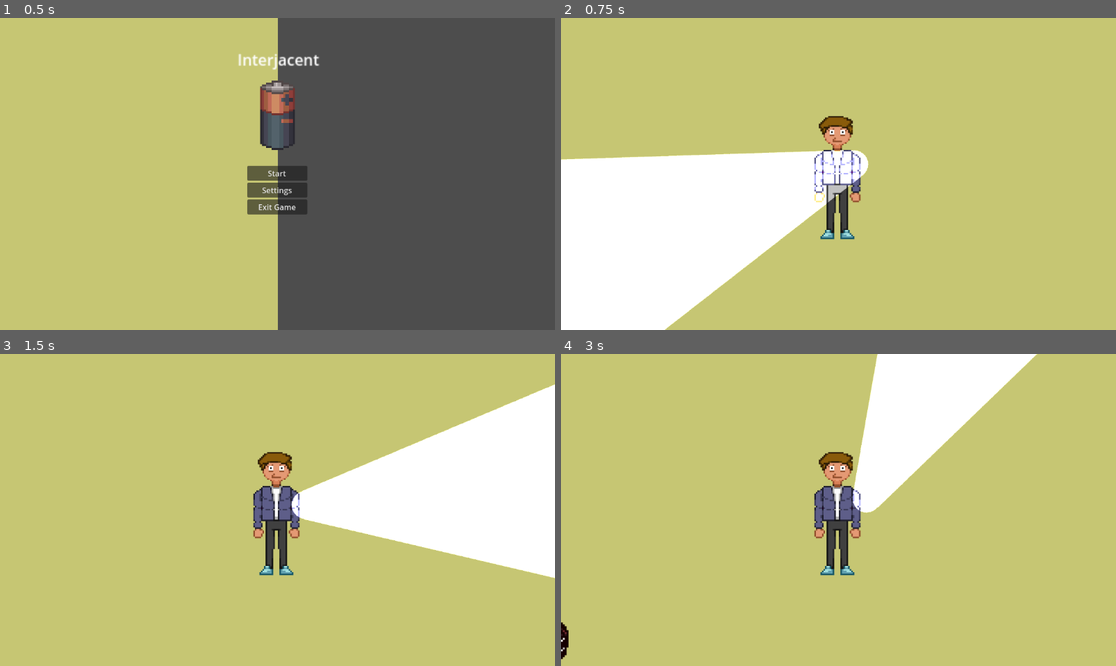
Above: before the commit, frames 1-4 (two rows, left to right).
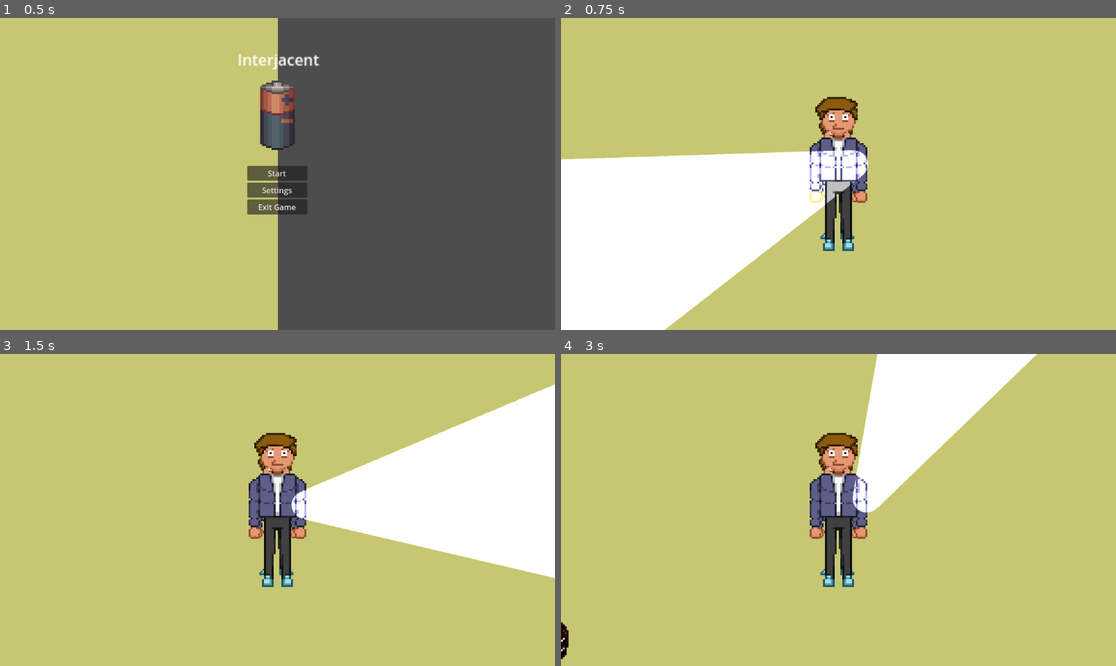
Above: after the commit, the same moments.

Repository: ChloeMayLikeCheese/GDD112-Group-Project
Game: Godot game, scene res://Menus/start_menu.tscn
The game is run twice, just before and just after one commit, with the same random seed, the same clock (stepped at 60 frames per second) and the same inputs.
Inputs (mouse positions are in pixels of both pictures, inside the frame that each line leads up to):
- Up to frame 1 (0.5 s): no input
- Up to frame 2 (0.75 s): click "Start" at 0.5 s
- Up to frame 3 (1.5 s): tap Enter at 1.25 s; move the mouse to (399, 494) at 1.27 s; hold D (Right) from 1.28 s (still down)
- Up to frame 4 (3 s): tap Space at 2 s; move the mouse to (727, 525) at 2.02 s; release D (Right) at 2.03 s; hold S (Down) 2.03-2.78 s; move the mouse to (894, 441) at 2.77 s; hold D (Right) from 2.78 s (still down)

Frame 1 is identical in both runs. In frame 2, 2.5% of the frame differs, in the area x 44-56%, y 25-75%; in frame 3, 2.5%; in frame 4, 2.5%.

Commit message:
added animations

Diff:
--- a/Scenes/backrooms_1.tscn
+++ b/Scenes/backrooms_1.tscn
@@ -6,6 +6,7 @@
 [ext_resource type="Texture2D" uid="uid://dsobykbaipexe" path="res://Textures/Tileset/Basetile - Copy.png" id="2_q1oui"]
 [ext_resource type="PackedScene" uid="uid://cmf8361jt5w0s" path="res://Creatures/monster_1.tscn" id="3_x1jhr"]
 [ext_resource type="PackedScene" uid="uid://hajuk2n703qe" path="res://Menus/pause_menu.tscn" id="4_v37ud"]
+[ext_resource type="Texture2D" uid="uid://kj5j1ed7rgs4" path="res://Textures/Sprite sheets/Playerspritesheet.png" id="6_m03kk"]
 
 [sub_resource type="PhysicsMaterial" id="PhysicsMaterial_27vep"]
 
@@ -36,6 +37,141 @@
 sources/0 = SubResource("TileSetAtlasSource_3ok5j")
 sources/1 = SubResource("TileSetAtlasSource_iqpmw")
 
+[sub_resource type="AtlasTexture" id="AtlasTexture_q6dx0"]
+atlas = ExtResource("6_m03kk")
+region = Rect2(1400, 0, 200, 400)
+
+[sub_resource type="AtlasTexture" id="AtlasTexture_hl0pm"]
+atlas = ExtResource("6_m03kk")
+region = Rect2(1200, 0, 200, 400)
+
+[sub_resource type="AtlasTexture" id="AtlasTexture_7tjvo"]
+atlas = ExtResource("6_m03kk")
+region = Rect2(1000, 0, 200, 400)
+
+[sub_resource type="AtlasTexture" id="AtlasTexture_qrwb4"]
+atlas = ExtResource("6_m03kk")
+region = Rect2(800, 0, 200, 400)
+
+[sub_resource type="AtlasTexture" id="AtlasTexture_edrbe"]
+atlas = ExtResource("6_m03kk")
+region = Rect2(3000, 0, 200, 400)
+
+[sub_resource type="AtlasTexture" id="AtlasTexture_coyh5"]
+atlas = ExtResource("6_m03kk")
+region = Rect2(2800, 0, 200, 400)
+
+[sub_resource type="AtlasTexture" id="AtlasTexture_m45xa"]
+atlas = ExtResource("6_m03kk")
+region = Rect2(2600, 0, 200, 400)
+
+[sub_resource type="AtlasTexture" id="AtlasTexture_0igk3"]
+atlas = ExtResource("6_m03kk")
+region = Rect2(2400, 0, 200, 400)
+
+[sub_resource type="AtlasTexture" id="AtlasTexture_0vj1x"]
+atlas = ExtResource("6_m03kk")
+region = Rect2(2200, 0, 200, 400)
+
+[sub_resource type="AtlasTexture" id="AtlasTexture_h78ue"]
+atlas = ExtResource("6_m03kk")
+region = Rect2(2000, 0, 200, 400)
+
+[sub_resource type="AtlasTexture" id="AtlasTexture_ew7a5"]
+atlas = ExtResource("6_m03kk")
+region = Rect2(1800, 0, 200, 400)
+
+[sub_resource type="AtlasTexture" id="AtlasTexture_s6oxq"]
+atlas = ExtResource("6_m03kk")
+region = Rect2(1600, 0, 200, 400)
+
+[sub_resource type="AtlasTexture" id="AtlasTexture_41cet"]
+atlas = ExtResource("6_m03kk")
+region = Rect2(3800, 0, 200, 400)
+
+[sub_resource type="AtlasTexture" id="AtlasTexture_iq5ic"]
+atlas = ExtResource("6_m03kk")
+region = Rect2(3600, 0, 200, 400)
+
+[sub_resource type="AtlasTexture" id="AtlasTexture_otdft"]
+atlas = ExtResource("6_m03kk")
+region = Rect2(3400, 0, 200, 400)
+
+[sub_resource type="AtlasTexture" id="AtlasTexture_2pwml"]
+atlas = ExtResource("6_m03kk")
+region = Rect2(3200, 0, 200, 400)
+
+[sub_resource type="SpriteFrames" id="SpriteFrames_02le4"]
+animations = [{
+"frames": [{
+"duration": 1.0,
+"texture": SubResource("AtlasTexture_q6dx0")
+}, {
+"duration": 1.0,
+"texture": SubResource("AtlasTexture_hl0pm")
+}, {
+"duration": 1.0,
+"texture": SubResource("AtlasTexture_7tjvo")
+}, {
+"duration": 1.0,
+"texture": SubResource("AtlasTexture_qrwb4")
+}],
+"loop": true,
+"name": &"WalkDown",
+"speed": 5.0
+}, {
+"frames": [{
+"duration": 1.0,
+"texture": SubResource("AtlasTexture_edrbe")
+}, {
+"duration": 1.0,
+"texture": SubResource("AtlasTexture_coyh5")
+}, {
+"duration": 1.0,
+"texture": SubResource("AtlasTexture_m45xa")
+}, {
+"duration": 1.0,
+"texture": SubResource("AtlasTexture_0igk3")
+}],
+"loop": true,
+"name": &"WalkLeft",
+"speed": 5.0
+}, {
+"frames": [{
+"duration": 1.0,
+"texture": SubResource("AtlasTexture_0vj1x")
+}, {
+"duration": 1.0,
+"texture": SubResource("AtlasTexture_h78ue")
+}, {
+"duration": 1.0,
+"texture": SubResource("AtlasTexture_ew7a5")
+}, {
+"duration": 1.0,
+"texture": SubResource("AtlasTexture_s6oxq")
+}],
+"loop": true,
+"name": &"WalkRight",
+"speed": 5.0
+}, {
+"frames": [{
+"duration": 1.0,
+"texture": SubResource("AtlasTexture_41cet")
+}, {
+"duration": 1.0,
+"texture": SubResource("AtlasTexture_iq5ic")
+}, {
+"duration": 1.0,
+"texture": SubResource("AtlasTexture_otdft")
+}, {
+"duration": 1.0,
+"texture": SubResource("AtlasTexture_2pwml")
+}],
+"loop": true,
+"name": &"WalkUp",
+"speed": 5.0
+}]
+
 [node name="Backrooms_1" type="Node2D"]
 
 [node name="PauseMenu" parent="." instance=ExtResource("4_v37ud")]
@@ -60,6 +196,10 @@
 
 [node name="Character" parent="." instance=ExtResource("1_4j7pa")]
 
+[node name="CharacterAnimations" type="AnimatedSprite2D" parent="Character"]
+sprite_frames = SubResource("SpriteFrames_02le4")
+animation = &"WalkDown"
+
 [node name="Monsters" type="Node2D" parent="."]
 
 [node name="Monster_1" parent="Monsters" instance=ExtResource("3_x1jhr")]
Not shown: 1 places in Scenes/backrooms_1.tscn that only renumber resources
